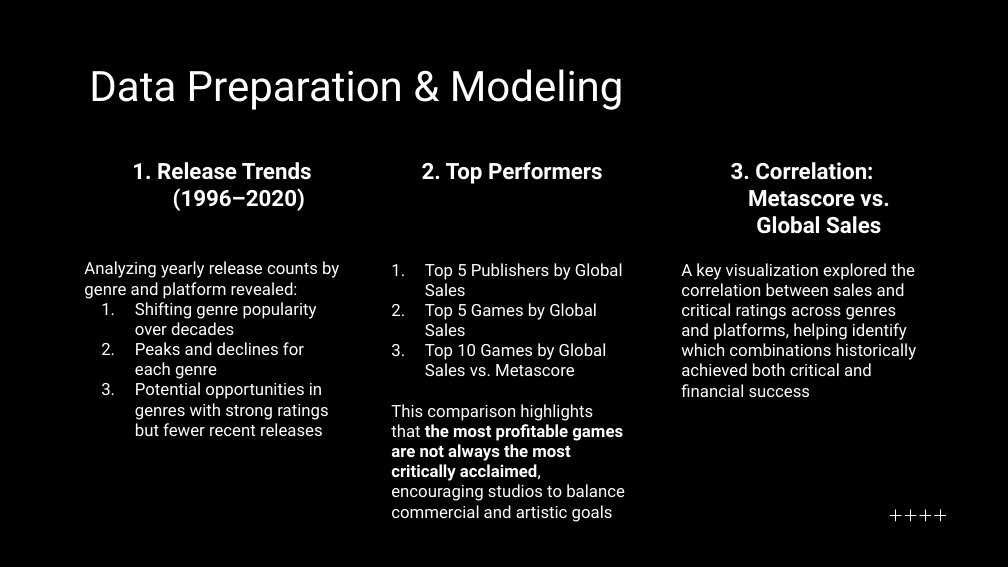
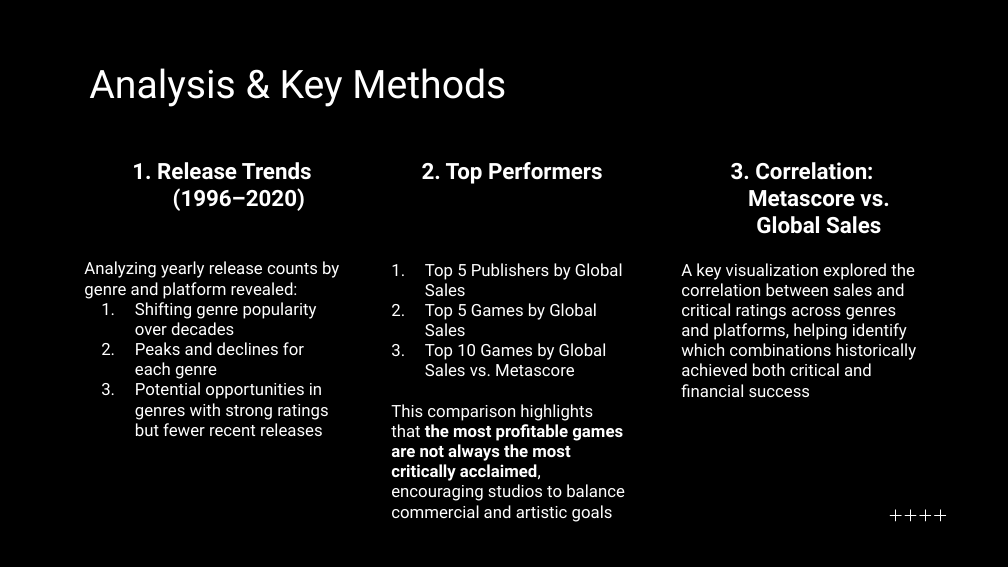
Before and after one commit to ilvadol/cypro_finalproject, a slide deck: slide 9 of Video Game Market Analys.pptx. Drawn at 1008x567 pixels with LibreOffice and Linux fonts; fonts in the diff are those of the drawing; background and template pictures are left out. Boxes give left, top, right and bottom in pixels: in the first picture for what was removed or moved away, otherwise in the second. Text is boxed around its words. In the diff, an @@ line names an element or a change of style, - is before the commit and + after.

Commit message:
update presentation

```diff
--- a/Video Game Market Analys.pptx
+++ b/Video Game Market Analys.pptx
@@ title at [89, 68, 506, 107]: text changed; size 30 to 28 pt @@
-Data Preparation & Modeling
+Analysis & Key Methods
```
Also in this commit, not shown: 1 slide added.
